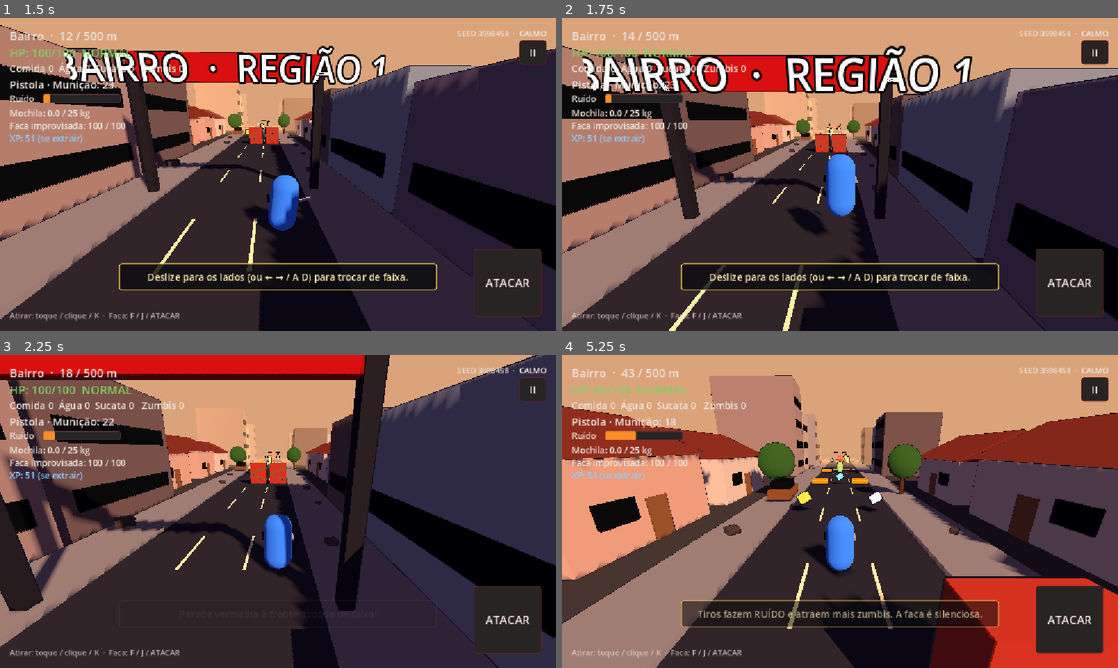
Above: before the commit, frames 1-4 (two rows, left to right).
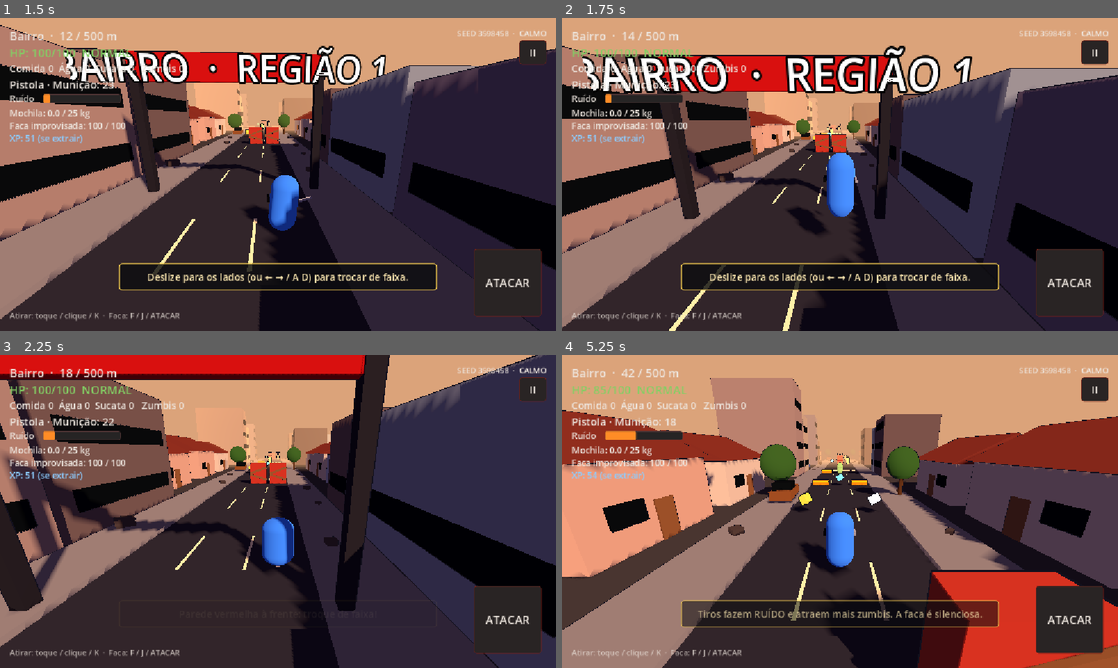
Above: after the commit, the same moments.

Repository: labiel1jr/RedShelterGodot
Game: Godot game, scene res://scenes/run.tscn
Two runs of this game, one before a commit and one after it. Both use one fixed random seed, a clock stepped at 60 frames per second and the inputs below. This scene is started directly instead of the project's main scene.
Inputs (mouse positions are in pixels of both pictures, inside the frame that each line leads up to):
- Up to frame 1 (1.5 s): click "ATACAR" at 0.5 s; tap Enter at 1.25 s; move the mouse to (400, 158) at 1.27 s; hold Right from 1.28 s (still down); tap F at 1.35 s; click (400, 158) at 1.42 s
- Up to frame 2 (1.75 s): keep holding Right; tap Space at 1.52 s; tap J at 1.55 s
- Up to frame 3 (2.25 s): release Right at 2 s; drag from (166, 527) to (250, 574) at 2.02 s
- Up to frame 4 (5.25 s): move the mouse to (895, 442) at 2.77 s; hold Right 2.78-3.5 s; tap F at 2.85 s; click (895, 442) at 2.92 s; tap J at 3.05, 4.55 s; drag from (812, 574) to (673, 464) at 3.52 s; move the mouse to (1006, 558) at 4.27 s; hold Left 4.28-5 s; tap H at 4.35 s; click (1006, 558) at 4.42 s; tap Space at 4.52 s; drag from (673, 464) to (756, 433) at 5.02 s

Frame 1 is identical in both runs. In frame 2, 0.1% of the frame differs, in the area x 41-53%, y 43-66%; in frame 3, 0.4%; in frame 4, 12%, in the area x 0-100%, y 5-100%.

Commit message:
Fase 16 / J1: autoload Juice e efeitos essenciais de game juice
- Juice: hit_stop, slow_motion, shake nomeado, punch, pop_in, screen_flash,
  fly_to_hud (preserva a escala de tempo dos testes)
- Configurações: Flashes de tela; Câmera lenta e pausas de impacto
- corrida: squash & stretch e poeira no pulo/aterrissagem, poeira no deslizar,
  whoosh na troca de faixa, pausa de impacto em obstáculo e golpe, câmera lenta
  no crítico
- XP e loot voam até o HUD; tom sobe na sequência de coletas; mochila cheia chacoalha
- power-up: fagulhas e flash na cor; morte e extração com câmera lenta e flash
- abrigo: construção nova surge com quique e poeira; flash dourado no nível
- GDD 0.9.7

Co-Authored-By: Claude Opus 5.5 <noreply@anthropic.com>

Diff:
--- /dev/null
+++ b/autoload/juice.gd
@@ -0,0 +1,136 @@
+extends Node
+
+## Autoload: ferramentas de game juice (seção 66 do GDD, Fase 16). Todos os
+## efeitos usam estas peças, que respeitam as opções de acessibilidade
+## (Settings.camera_shake, screen_flashes, impact_pauses).
+
+## Intensidades nomeadas do tremor de câmera.
+const SHAKE_LIGHT := 0.15
+const SHAKE_MEDIUM := 0.35
+const SHAKE_STRONG := 0.6
+
+var _layer: CanvasLayer
+var _flash: ColorRect
+var _flash_tween: Tween
+## Escala de tempo pedida por pausa de impacto / câmera lenta; a menor vence.
+var _time_requests := {}
+var _next_request := 0
+## Escala de tempo de antes dos efeitos (os testes aceleram o jogo).
+var _base_time_scale := 1.0
+
+
+func _ready() -> void:
+	process_mode = Node.PROCESS_MODE_ALWAYS
+	_layer = CanvasLayer.new()
+	_layer.layer = 90
+	add_child(_layer)
+	_flash = ColorRect.new()
+	_flash.set_anchors_preset(Control.PRESET_FULL_RECT)
+	_flash.mouse_filter = Control.MOUSE_FILTER_IGNORE
+	_flash.color = Color(1, 1, 1, 0)
+	_layer.add_child(_flash)
+	get_tree().scene_changed.connect(_reset_time)
+
+
+## Pausa de impacto: o tempo quase para por alguns milissegundos.
+func hit_stop(seconds := 0.06) -> void:
+	if Settings.impact_pauses:
+		_time_scale(0.05, seconds)
+
+
+## Câmera lenta curta (crítico, morte, extração).
+func slow_motion(factor := 0.3, seconds := 0.4) -> void:
+	if Settings.impact_pauses:
+		_time_scale(factor, seconds)
+
+
+## Tremor da câmera atual (se ela souber tremer).
+func shake(trauma := SHAKE_LIGHT) -> void:
+	var camera := get_viewport().get_camera_3d()
+	if camera and camera.has_method("shake"):
+		camera.shake(trauma)
+
+
+## Quique de escala em qualquer nó 2D ou 3D (botões, contadores, salas).
+func punch(node: Node, amount := 0.25, seconds := 0.3) -> void:
+	if not is_instance_valid(node) or not ("scale" in node):
+		return
+	if node is Control:
+		node.pivot_offset = node.size / 2.0
+	var base: Variant = node.get_meta(&"juice_base_scale", node.scale)
+	node.set_meta(&"juice_base_scale", base)
+	node.scale = base * (1.0 + amount)
+	var tween := node.create_tween()
+	tween.tween_property(node, "scale", base, seconds).set_trans(Tween.TRANS_ELASTIC).set_ease(Tween.EASE_OUT)
+
+
+## Surge de baixo para cima com quique (construção nova no abrigo).
+func pop_in(node: Node3D, seconds := 0.45) -> void:
+	var base := node.scale
+	node.scale = Vector3(base.x * 1.1, base.y * 0.05, base.z * 1.1)
+	var tween := node.create_tween()
+	tween.tween_property(node, "scale", base, seconds).set_trans(Tween.TRANS_BACK).set_ease(Tween.EASE_OUT)
+
+
+## Flash de tela curto, respeitando "Flashes de tela".
+func screen_flash(color: Color, intensity := 0.35, seconds := 0.25) -> void:
+	if not Settings.screen_flashes:
+		return
+	if _flash_tween:
+		_flash_tween.kill()
+	_flash.color = Color(color, intensity)
+	_flash_tween = create_tween()
+	_flash_tween.tween_property(_flash, "color:a", 0.0, seconds)
+
+
+## Um ponto colorido voa da posição no mundo até um controle do HUD, que dá
+## um quique quando ele chega.
+func fly_to_hud(world_pos: Vector3, target: Control, color: Color, size := 18.0) -> void:
+	var camera := get_viewport().get_camera_3d()
+	if not camera or not is_instance_valid(target) or camera.is_position_behind(world_pos):
+		return
+	var dot := Panel.new()
+	var style := StyleBoxFlat.new()
+	style.bg_color = color
+	style.border_color = Color("#16141F")
+	style.set_border_width_all(3)
+	style.set_corner_radius_all(int(size))
+	dot.add_theme_stylebox_override("panel", style)
+	dot.size = Vector2.ONE * size
+	dot.mouse_filter = Control.MOUSE_FILTER_IGNORE
+	dot.position = camera.unproject_position(world_pos) - dot.size / 2.0
+	_layer.add_child(dot)
+	var goal := target.get_global_rect().get_center() - dot.size / 2.0
+	var tween := dot.create_tween()
+	tween.set_ignore_time_scale(true)
+	tween.tween_property(dot, "position", goal, 0.45).set_trans(Tween.TRANS_QUAD).set_ease(Tween.EASE_IN)
+	tween.parallel().tween_property(dot, "scale", Vector2.ONE * 0.6, 0.45)
+	tween.tween_callback(func():
+		dot.queue_free()
+		punch(target, 0.15, 0.25))
+
+
+func _time_scale(factor: float, seconds: float) -> void:
+	if _time_requests.is_empty():
+		_base_time_scale = Engine.time_scale
+	var id := _next_request
+	_next_request += 1
+	_time_requests[id] = factor
+	_apply_time()
+	# Conta em tempo real: o próprio efeito deixa o tempo do jogo lento.
+	await get_tree().create_timer(seconds, true, false, true).timeout
+	_time_requests.erase(id)
+	_apply_time()
+
+
+func _apply_time() -> void:
+	var scale := 1.0
+	for factor in _time_requests.values():
+		scale = minf(scale, factor)
+	Engine.time_scale = _base_time_scale * scale
+
+
+func _reset_time() -> void:
+	if not _time_requests.is_empty():
+		_time_requests.clear()
+		Engine.time_scale = _base_time_scale
--- a/autoload/settings.gd
+++ b/autoload/settings.gd
@@ -12,6 +12,9 @@
 var music_volume := 0.7
 var sfx_volume := 1.0
 var camera_shake := true
+## Seção 66: flashes de tela e pausas de impacto / câmera lenta.
+var screen_flashes := true
+var impact_pauses := true
 var tutorial_enabled := true
 ## id da dica → true quando já foi mostrada.
 var tutorial_seen := {}
@@ -24,6 +27,8 @@
 		music_volume = cfg.get_value("audio", "music", music_volume)
 		sfx_volume = cfg.get_value("audio", "sfx", sfx_volume)
 		camera_shake = cfg.get_value("game", "camera_shake", camera_shake)
+		screen_flashes = cfg.get_value("game", "screen_flashes", screen_flashes)
+		impact_pauses = cfg.get_value("game", "impact_pauses", impact_pauses)
 		tutorial_enabled = cfg.get_value("tutorial", "enabled", tutorial_enabled)
 		tutorial_seen = cfg.get_value("tutorial", "seen", {})
 
@@ -34,6 +39,8 @@
 	cfg.set_value("audio", "music", music_volume)
 	cfg.set_value("audio", "sfx", sfx_volume)
 	cfg.set_value("game", "camera_shake", camera_shake)
+	cfg.set_value("game", "screen_flashes", screen_flashes)
+	cfg.set_value("game", "impact_pauses", impact_pauses)
 	cfg.set_value("tutorial", "enabled", tutorial_enabled)
 	cfg.set_value("tutorial", "seen", tutorial_seen)
 	cfg.save(path)
--- a/project.godot
+++ b/project.godot
@@ -28,6 +28,7 @@
 AudioManager="*res://autoload/audio_manager.gd"
 Transition="*res://autoload/transition.gd"
 ToonStyle="*res://autoload/toon_style.gd"
+Juice="*res://autoload/juice.gd"
 
 [gui]
 
--- a/scenes/run.gd
+++ b/scenes/run.gd
@@ -649,6 +649,13 @@
 		% [("Extração concluída" if survived else "Personagem morreu"), distance_travelled()]
 	)
 
+	if survived:
+		Juice.slow_motion(0.4, 0.35)
+		Juice.screen_flash(Color(1.0, 0.9, 0.6), 0.3, 0.5)
+	else:
+		Juice.slow_motion(0.3, 0.5)
+		Juice.screen_flash(Color(0.8, 0.1, 0.1), 0.35, 0.6)
+		Juice.shake(Juice.SHAKE_STRONG)
 	player.set_physics_process(false)
 	AudioManager.set_heartbeat(false)
 	AudioManager.stop_ambient()
--- a/scenes/shelter.gd
+++ b/scenes/shelter.gd
@@ -66,6 +66,9 @@
 var _crate_materials: Array[StandardMaterial3D] = []
 
 
+## Seção 66: só anima construções novas depois da primeira atualização.
+var _refreshed_once := false
+
 func _ready() -> void:
 	camera.look_at(Vector3(0, 0, 0.5))
 
@@ -104,7 +107,17 @@
 	var gm := GameManager
 	_show_resources([gm.food, gm.water, gm.scrap])
 	_sync_crates([gm.food, gm.water, gm.scrap], false)
+	var parts := find_children("Built", "Node3D") + find_children("Level2", "Node3D")
+	var was_visible := parts.map(func(n): return n.is_visible_in_tree())
 	_update_buildings()
+	# Seção 66: o que acabou de ser construído surge de baixo com quique e poeira.
+	if _refreshed_once:
+		for i in parts.size():
+			if not was_visible[i] and parts[i].is_visible_in_tree():
+				Juice.pop_in(parts[i])
+				Fx.burst(self, parts[i].global_position + Vector3.UP * 0.3, Color(0.62, 0.58, 0.52), 20, 4.0, 0.12)
+				AudioManager.play("crash", -8.0, 1.3)
+	_refreshed_once = true
 	_update_survivor_button()
 	_update_residents()
 
@@ -445,6 +458,7 @@
 
 ## Subida de nível: estouro dourado e "NÍVEL N!" sobre a sobrevivente.
 func _celebrate_level_up() -> void:
+	Juice.screen_flash(Color(1.0, 0.85, 0.3), 0.35, 0.6)
 	var pos := survivor.global_position + Vector3.UP * 1.2
 	for i in 3:
 		Fx.burst(self, pos, Color(1.0, 0.85, 0.3), 18, 5.0, 0.12)
--- a/scripts/loot_pickup.gd
+++ b/scripts/loot_pickup.gd
@@ -22,6 +22,10 @@
 
 ## O que gira: o modelo do artista ou a forma provisória.
 var _visual: Node3D
+
+## Sequência de coletas (seção 66): cada uma em menos de 1,5 s sobe o tom.
+static var _streak := 0
+static var _last_pickup_ms := -10000
 
 
 func _ready() -> void:
@@ -64,9 +68,16 @@
 		# Seção 32: mochila cheia — o loot fica na pista.
 		AudioManager.play("empty")
 		Fx.float_text(body, pos + Vector3.UP * 1.2, "MOCHILA CHEIA", Color(1, 0.4, 0.3), 44)
+		if run_manager.get("hud"):
+			Juice.punch(run_manager.hud.backpack_label, 0.3, 0.4)
 		return
 
-	AudioManager.play("pickup", -4.0, 0.8 if rare else 1.0)
+	var now := Time.get_ticks_msec()
+	_streak = mini(_streak + 1, 8) if now - _last_pickup_ms < 1500 else 0
+	_last_pickup_ms = now
+	AudioManager.play("pickup", -4.0, (0.8 if rare else 1.0) + 0.06 * _streak, 0.0)
+	if run_manager.get("hud"):
+		Juice.fly_to_hud(pos, run_manager.hud.loot_label, COLORS[loot_type])
 	Fx.burst(get_parent(), pos, COLORS[loot_type], 10, 3.0, 0.1)
 	Fx.float_text(body, pos + Vector3.UP * 1.2, "+%d %s" % [taken, NAMES[loot_type]], COLORS[loot_type], 48)
 	queue_free()
--- a/scripts/obstacle.gd
+++ b/scripts/obstacle.gd
@@ -27,6 +27,7 @@
 	var health := body.get_node_or_null("Health")
 	if health:
 		health.take_damage(damage)
+	Juice.hit_stop(0.06)
 	AudioManager.play("crash", -2.0)
 
 	# Destroços na cor do obstáculo.
--- a/scripts/player_combat.gd
+++ b/scripts/player_combat.gd
@@ -118,6 +118,10 @@
 		return
 	target.take_hit(damage, is_crit)
 	AudioManager.play("hit", -2.0, 1.25 if is_crit else 1.0)
+	Juice.hit_stop(0.07 if is_crit else 0.045)
+	if is_crit:
+		Juice.slow_motion(0.35, 0.15)
+		Juice.shake(Juice.SHAKE_LIGHT)
 
 	# Seção 16: cada golpe que acerta gasta durabilidade.
 	if not is_knife_broken():
--- a/scripts/player_controller.gd
+++ b/scripts/player_controller.gd
@@ -59,6 +59,10 @@
 
 var _mesh_base_y := 1.0
 var _run_cycle := 0.0
+## Seção 66: squash & stretch e poeira na aterrissagem.
+var _was_grounded := true
+var _fall_speed := 0.0
+var _squash := 0.0
 
 @onready var collision_shape: CollisionShape3D = $CollisionShape3D
 @onready var mesh_instance: MeshInstance3D = $MeshInstance3D
@@ -83,7 +87,14 @@
 	mesh_instance.position.y = _mesh_base_y + bob
 	mesh_instance.rotation.z = clampf(-velocity.x * 0.04, -0.35, 0.35)
 	mesh_instance.rotation.x = -0.5 if is_sliding else -0.12
-	mesh_instance.scale.y = 1.08 if not grounded and vertical_velocity > 0.0 else 1.0
+	if grounded and not _was_grounded:
+		_land(_fall_speed)
+	_was_grounded = grounded
+	if not grounded:
+		_fall_speed = -vertical_velocity
+	_squash = move_toward(_squash, 0.0, 4.0 * delta)
+	var stretch := 0.12 if not grounded and vertical_velocity > 0.0 else 0.0
+	mesh_instance.scale = Vector3(1.0 + _squash - stretch * 0.5, 1.0 - _squash + stretch, 1.0 + _squash - stretch * 0.5)
 
 
 func _physics_process(delta: float) -> void:
@@ -201,12 +212,23 @@
 		return
 	current_lane = lane
 	target_x = _lane_x(current_lane)
+	AudioManager.play("swing", -14.0, randf_range(0.8, 1.0), 0.0, 0.08)
 
 
 func _lane_x(lane: int) -> float:
 	return float(lane - 1) * LANE_WIDTH
 
 
+## Aterrissagem: achata e solta poeira; das altas, a câmera treme um pouco.
+func _land(speed: float) -> void:
+	if speed < 4.0:
+		return
+	_squash = clampf(speed / 40.0, 0.12, 0.3)
+	Fx.burst(get_parent(), global_position + Vector3(0, 0.1, 0), Color(0.62, 0.58, 0.52), 10, 3.0, 0.1)
+	if speed > 12.0:
+		Juice.shake(Juice.SHAKE_LIGHT)
+
+
 func _jump() -> void:
 	if not is_on_floor() or is_sliding or rooftop_height >= 0.0:
 		return
@@ -218,6 +240,7 @@
 		return
 	is_sliding = true
 	slide_timer = slide_duration
+	Fx.burst(get_parent(), global_position + Vector3(0, 0.1, -0.4), Color(0.62, 0.58, 0.52), 8, 2.5, 0.08)
 	_set_height(sliding_height)
 
 
--- a/scripts/powerup_pickup.gd
+++ b/scripts/powerup_pickup.gd
@@ -72,7 +72,12 @@
 		return
 	if powerups:
 		powerups.activate(data)
+		var color: Color = data.color
+		Fx.burst(get_parent(), global_position + Vector3.UP, color, 30, 6.0, 0.12)
+		Juice.screen_flash(color, 0.22, 0.3)
 		var run_manager := get_tree().get_first_node_in_group("run_manager")
+		if run_manager and run_manager.get("hud"):
+			Juice.fly_to_hud(global_position + Vector3.UP, run_manager.hud.powerup_label, color, 22.0)
 		if run_manager and data.hint != "" and Settings.should_show_hint(StringName("powerup_%s" % data.id)):
 			run_manager.hud.show_hint(data.hint)
 		queue_free()
--- a/scripts/ui/settings_panel.gd
+++ b/scripts/ui/settings_panel.gd
@@ -26,6 +26,17 @@
 	music_slider.value_changed.connect(func(v): Settings.music_volume = v; Settings.save())
 	sfx_slider.value_changed.connect(func(v): Settings.sfx_volume = v; Settings.save(); AudioManager.play("pickup", -6.0, 1.0, 0.0, 0.15))
 	shake_check.toggled.connect(func(on): Settings.camera_shake = on; Settings.save())
+	# Seção 66: opções de acessibilidade do game juice, logo abaixo do tremor.
+	var index := shake_check.get_index()
+	for option in [["Flashes de tela", "screen_flashes"], ["Câmera lenta e pausas de impacto", "impact_pauses"]]:
+		var check := CheckButton.new()
+		check.text = option[0]
+		check.button_pressed = Settings.get(option[1])
+		var key: String = option[1]
+		check.toggled.connect(func(on): Settings.set(key, on); Settings.save())
+		index += 1
+		shake_check.get_parent().add_child(check)
+		shake_check.get_parent().move_child(check, index)
 	tutorial_check.toggled.connect(func(on): Settings.tutorial_enabled = on; Settings.save())
 	reset_button.pressed.connect(_on_reset_tutorial)
 	close_button.pressed.connect(func(): hide(); closed.emit())
--- a/scripts/zombie.gd
+++ b/scripts/zombie.gd
@@ -391,6 +391,10 @@
 		_run_manager.register_kill(data.xp_reward)
 	if _player:
 		Fx.float_text(_player, global_position + Vector3.UP * 3.2 * data.size, "+%d XP" % data.xp_reward, Color(0.5, 0.8, 1.0), 44)
+	# A defesa tem outro HUD, sem barra de XP.
+	var hud: Node = _run_manager.get("hud") if _run_manager else null
+	if hud and hud.get("xp_label"):
+		Juice.fly_to_hud(global_position + Vector3.UP * data.size, hud.xp_label, Color(0.5, 0.8, 1.0), 14.0)
 
 	Fx.burst(get_parent(), global_position + Vector3.UP * 1.0 * data.size, Fx.BLOOD_COLOR, 24, 5.0, 0.16)
 	AudioManager.play("zombie_death", -5.0, 1.0 / data.size)
Not shown, changed: docs/GDD.md
